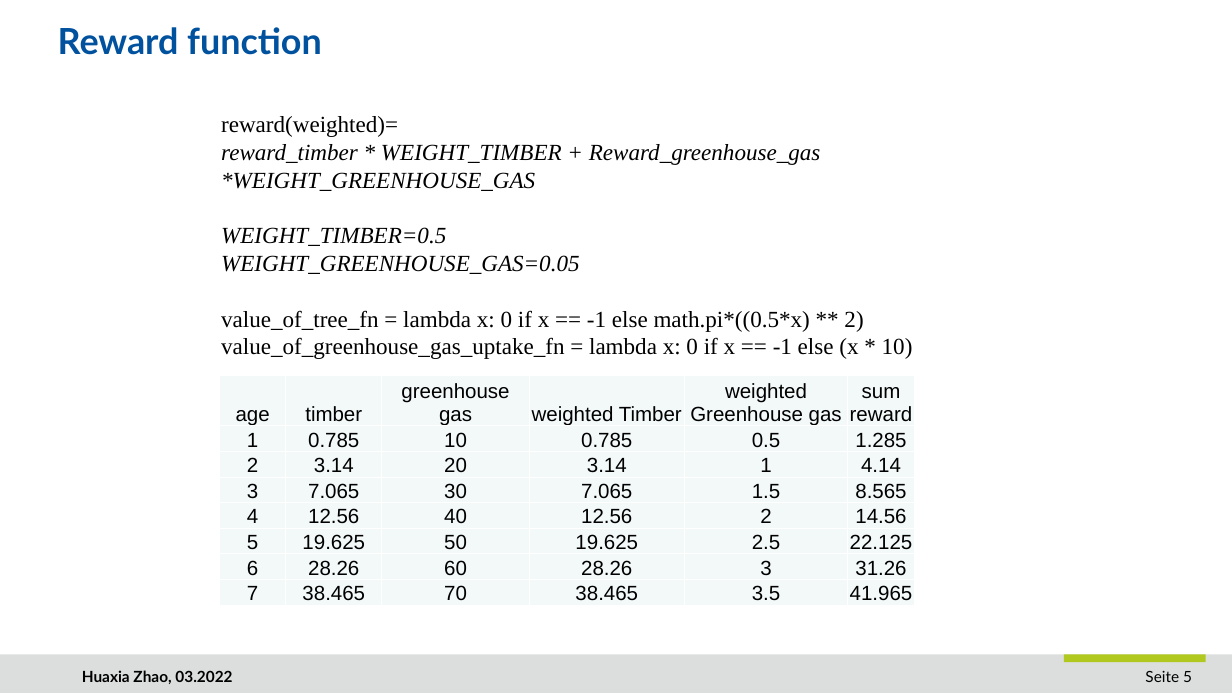
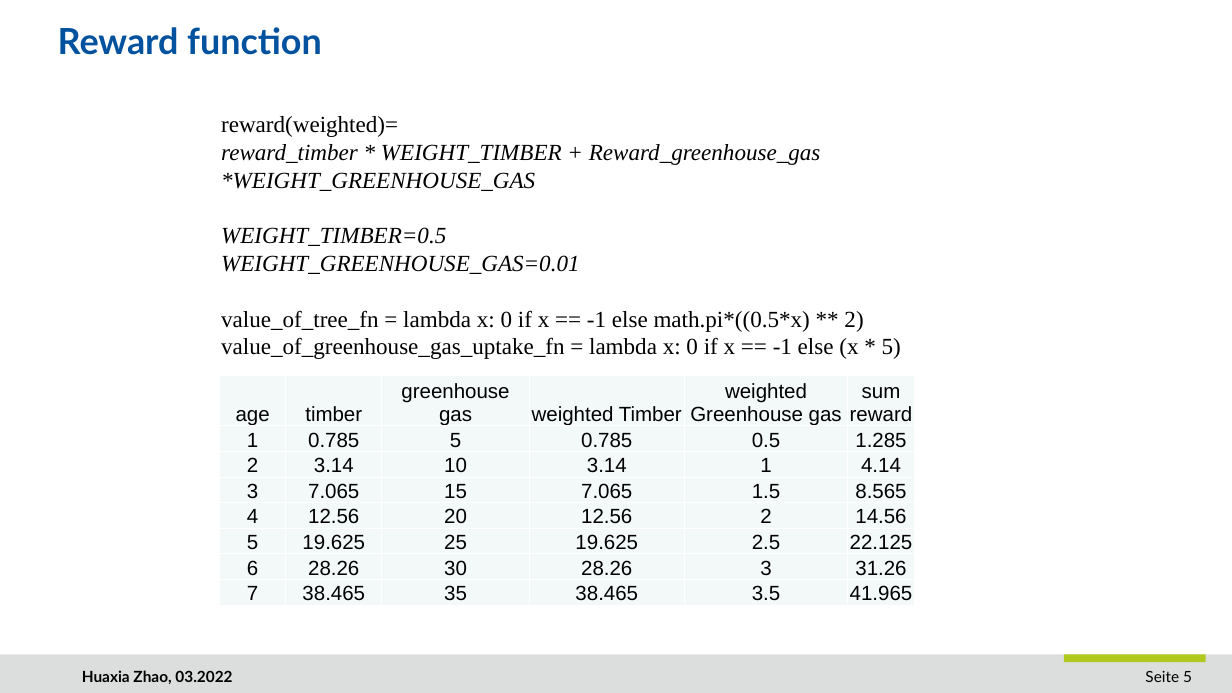
Before and after one commit to underclass6/RLProject, a slide deck: slide 5 of Huaxia_Zhao.pptx. Drawn at 1232x693 pixels with LibreOffice and Linux fonts; fonts in the diff are those of the drawing; background and template pictures are left out. Boxes give left, top, right and bottom in pixels: in the first picture for what was removed or moved away, otherwise in the second. Text is boxed around its words. In the diff, an @@ line names an element or a change of style, - is before the commit and + after.

```diff
--- a/Huaxia_Zhao.pptx
+++ b/Huaxia_Zhao.pptx
@@ text at [221, 255, 901, 359]: text changed @@
-WEIGHT_GREENHOUSE_GAS=0.05
-value_of_tree_fn = lambda x: 0 if x == -1 else math.pi*((0.5*x) ** 2) value_of_greenhouse_gas_uptake_fn = lambda x: 0 if x == -1 else (x * 10)
+WEIGHT_GREENHOUSE_GAS=0.01
+value_of_tree_fn = lambda x: 0 if x == -1 else math.pi*((0.5*x) ** 2) value_of_greenhouse_gas_uptake_fn = lambda x: 0 if x == -1 else (x * 5)
@@ table at [219, 375, 915, 605] @@
-row 2, column 3: 10
+row 2, column 3: 5
-row 3, column 3: 20
+row 3, column 3: 10
-row 4, column 3: 30
+row 4, column 3: 15
-row 5, column 3: 40
+row 5, column 3: 20
-row 6, column 3: 50
+row 6, column 3: 25
-row 7, column 3: 60
+row 7, column 3: 30
-row 8, column 3: 70
+row 8, column 3: 35
```
Also in this commit, not shown: 1 other slide changed, 1 other file.
